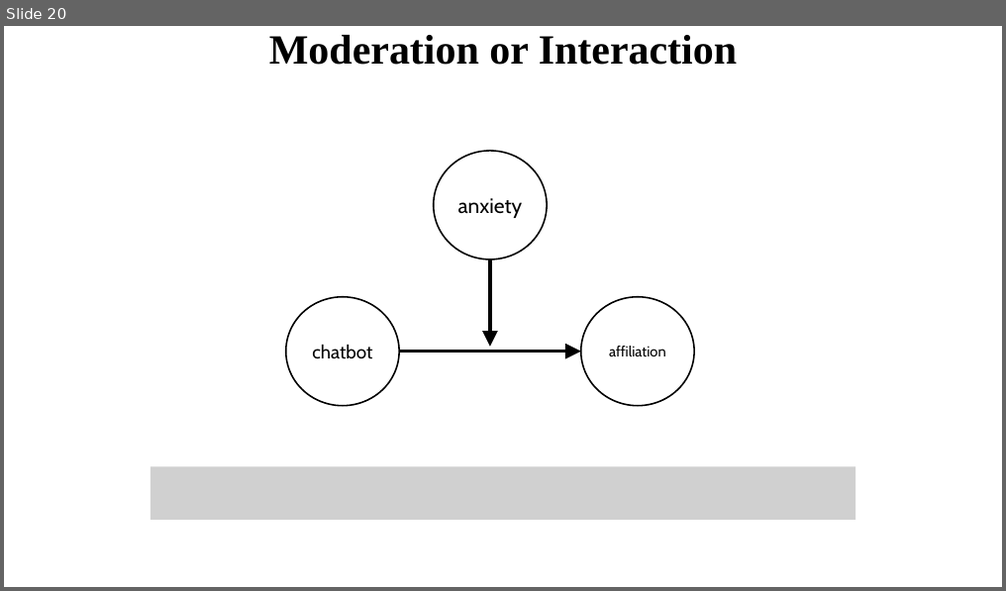
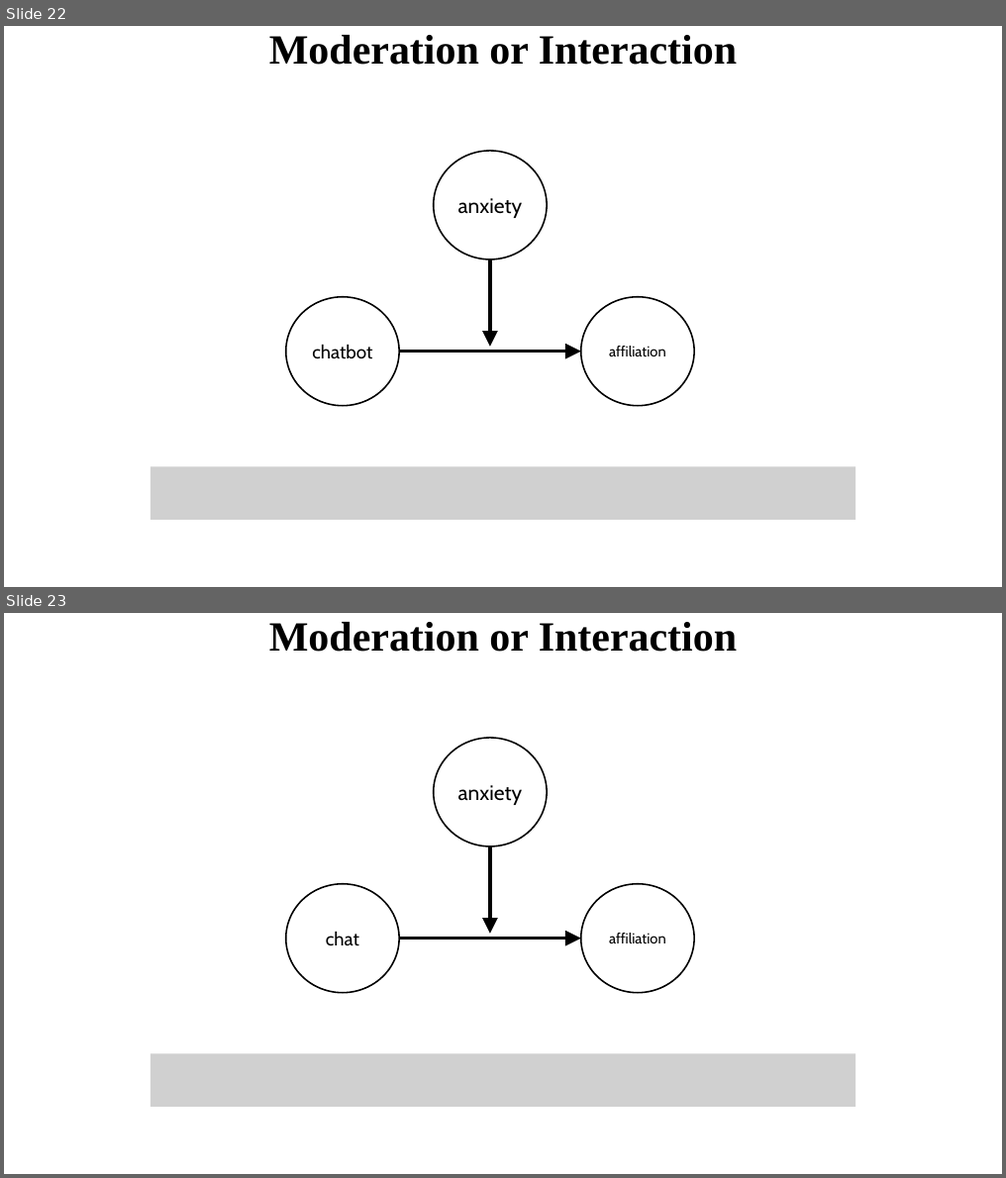
Before and after one commit to santiagocdo/metodologia-y-bioestadisitca, a slide deck: INPRFM/glm.pptx. Shown one above the other, each under a label of ours: slide 20 before the commit, slides 22 and 23 after it. The pictures are 1006x591 and 1006x1178 pixels, drawn with LibreOffice and Linux fonts; fonts in the diff are those of the drawing; grey boxes stand for pictures. Boxes give left, top, right and bottom in pixels: in the first picture for what was removed or moved away, otherwise in the second. Text is boxed around its words. In the diff, an @@ line names an element or a change of style, - is before the commit and + after.

```diff
--- a/INPRFM/glm.pptx
+++ b/INPRFM/glm.pptx
@@ slide 23 added at (4, 613, 1002, 1174), background #FFFFFF @@
@@ text added at (269, 622, 737, 652), 40 pt, text #000000, bold @@
+Moderation or Interaction
@@ ellipse added at (434, 738, 547, 847), fill #FFFFFF, outline #000000 1.5 pt, 20 pt, text #000000 @@
+anxiety
@@ arrow added from (490, 847) to (490, 934), #000000 3 pt @@
@@ ellipse added at (286, 884, 399, 992), fill #FFFFFF, outline #000000 1.5 pt, 18 pt, text #000000 @@
+chat
@@ ellipse added at (581, 884, 694, 992), fill #FFFFFF, outline #000000 1.5 pt, 14 pt, text #000000 @@
+affiliation
@@ arrow added from (399, 939) to (581, 939), #000000 3 pt @@
@@ picture added at (151, 1054, 856, 1107) @@
@@ what was slide 20 is now slide 22 @@
```
Also in this commit, not shown: 3 other slides added, 1 slide removed, 7 other files.
